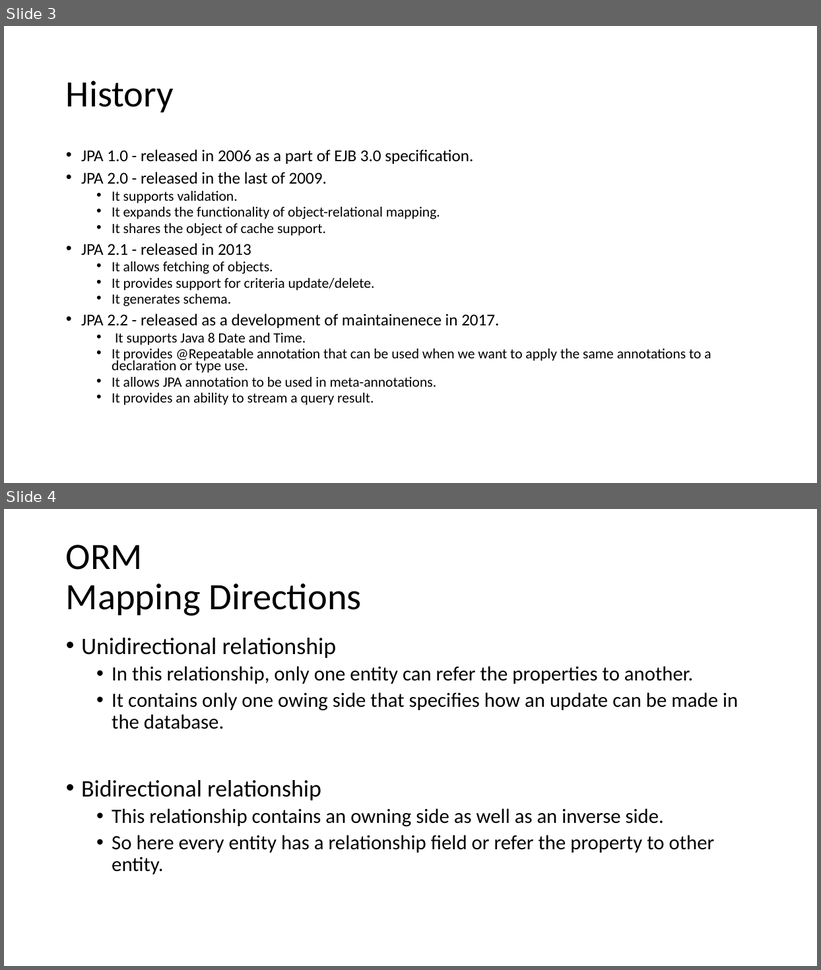
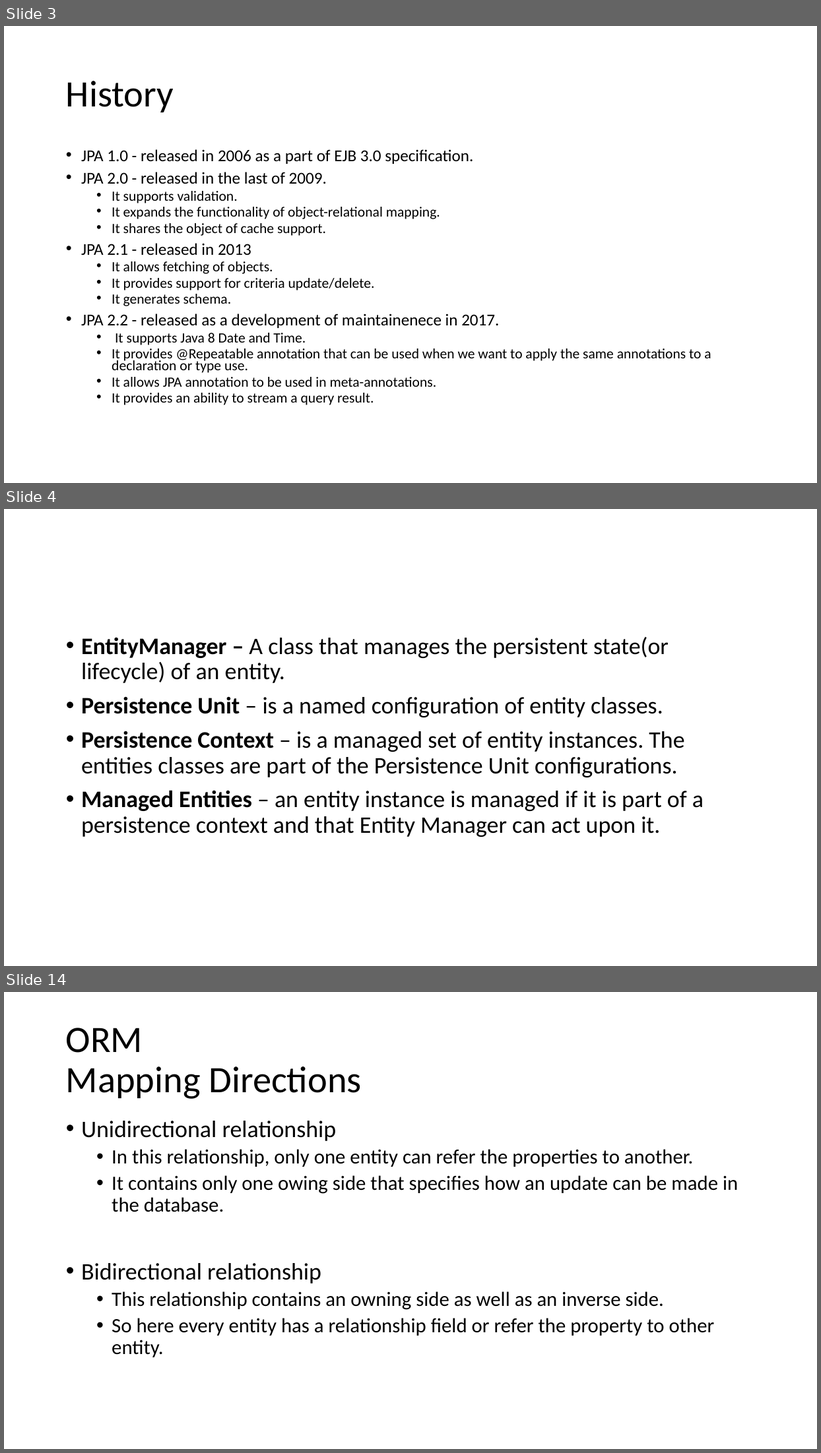
Before and after one commit to lawren43/mytest-repo, a slide deck: test-springmvc/doc/20181018-Spring JPA.pptx. Shown one above the other, each under a label of ours: slides 3 and 4 before the commit, slides 3, 4 and 14 after it; the slides between them are not shown. The pictures are 821x970 and 821x1453 pixels, drawn with LibreOffice and Linux fonts; fonts in the diff are those of the drawing. Boxes give left, top, right and bottom in pixels: in the first picture for what was removed or moved away, otherwise in the second. Text is boxed around its words. In the diff, an @@ line names an element or a change of style, - is before the commit and + after.

```diff
--- a/test-springmvc/doc/20181018-Spring JPA.pptx
+++ b/test-springmvc/doc/20181018-Spring JPA.pptx
@@ slide 4 added at (4, 509, 817, 966), background #FFFFFF @@
@@ text added at (81, 637, 704, 837), 28 pt, text #000000 @@
+• EntityManager – A class that manages the persistent state(or lifecycle) of an entity.
+• Persistence Unit – is a named configuration of entity classes.
+• Persistence Context – is a managed set of entity instances. The entities classes are part of the Persistence Unit configurations.
+• Managed Entities – an entity instance is managed if it is part of a persistence context and that Entity Manager can act upon it.
@@ what was slide 4 is now slide 14 @@
```
Also in this commit, not shown: 2 slides changed, 13 other slides added, 1 slide removed, 3 other files.
